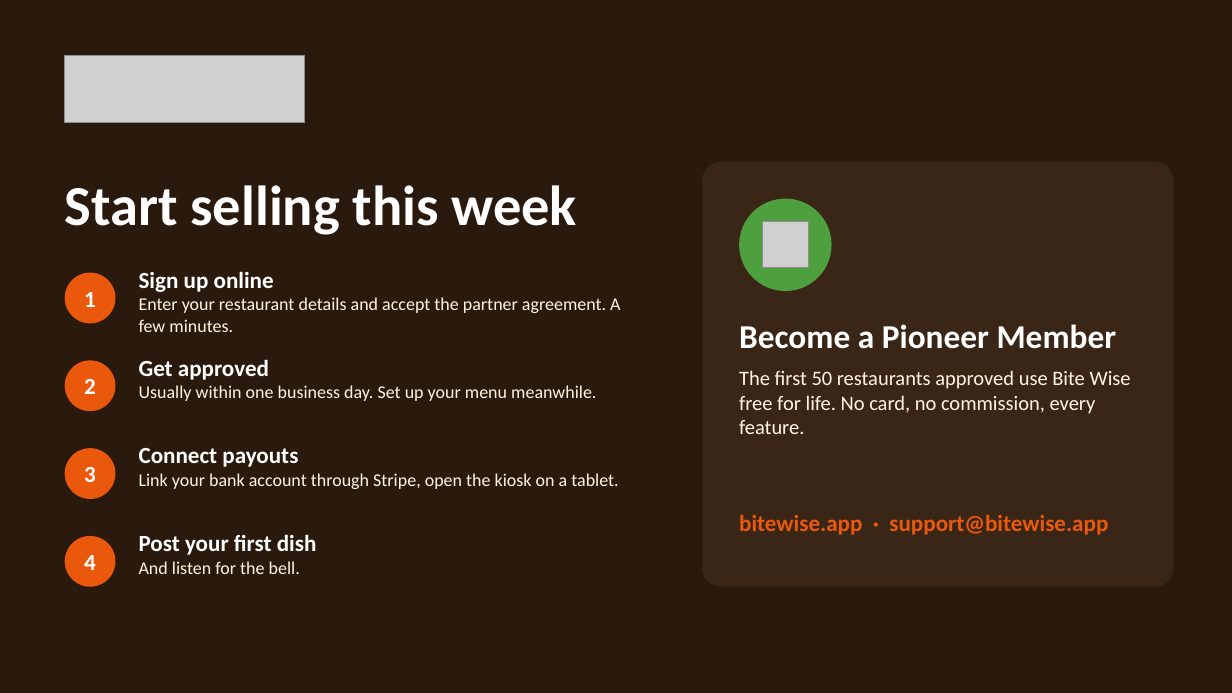
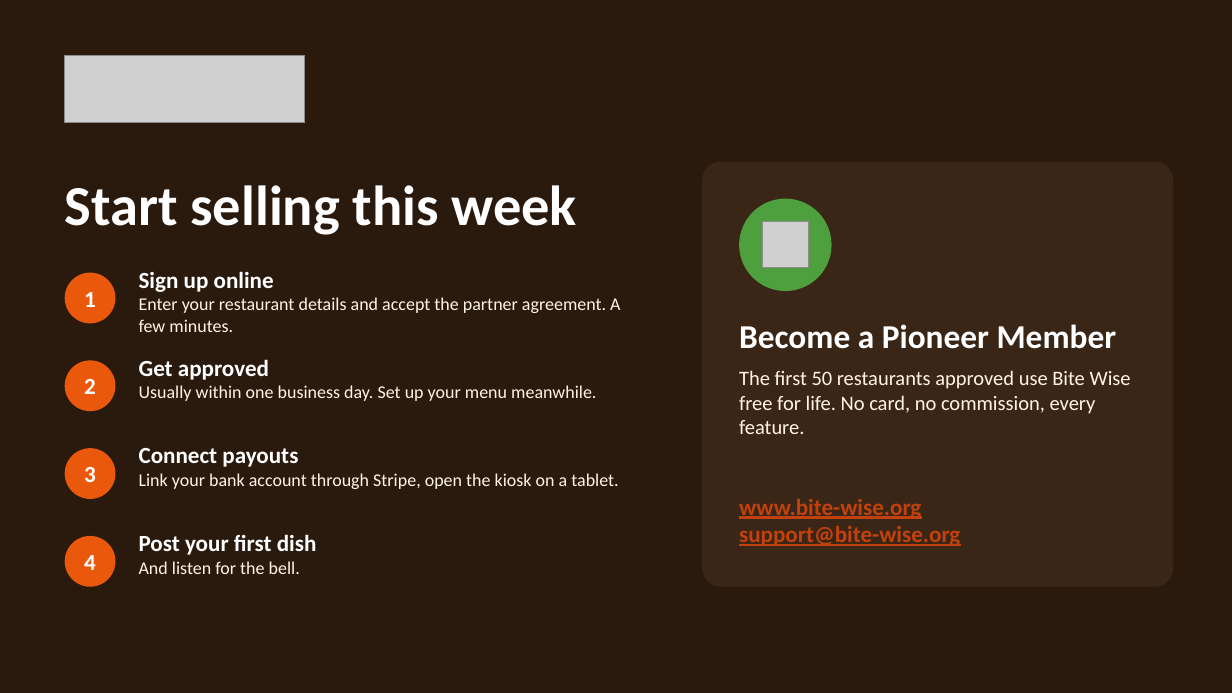
Before and after one commit to umershahid84/BiteWise, a slide deck: slide 10 of docs/business/Bite-Wise-Restaurant-Sales-Pitch.pptx. Drawn at 1232x693 pixels with LibreOffice and Linux fonts; fonts in the diff are those of the drawing; grey boxes stand for pictures. Boxes give left, top, right and bottom in pixels: in the first picture for what was removed or moved away, otherwise in the second. Text is boxed around its words. In the diff, an @@ line names an element or a change of style, - is before the commit and + after.

```diff
--- a/docs/business/Bite-Wise-Restaurant-Sales-Pitch.pptx
+++ b/docs/business/Bite-Wise-Restaurant-Sales-Pitch.pptx
@@ text at [739,499,960,546]: text changed; text colour #EA580C to #C2410C @@
-bitewise.app · support@bitewise.app
+www.bite-wise.org
+support@bite-wise.org
```
Also in this commit, not shown: 6 other files.
